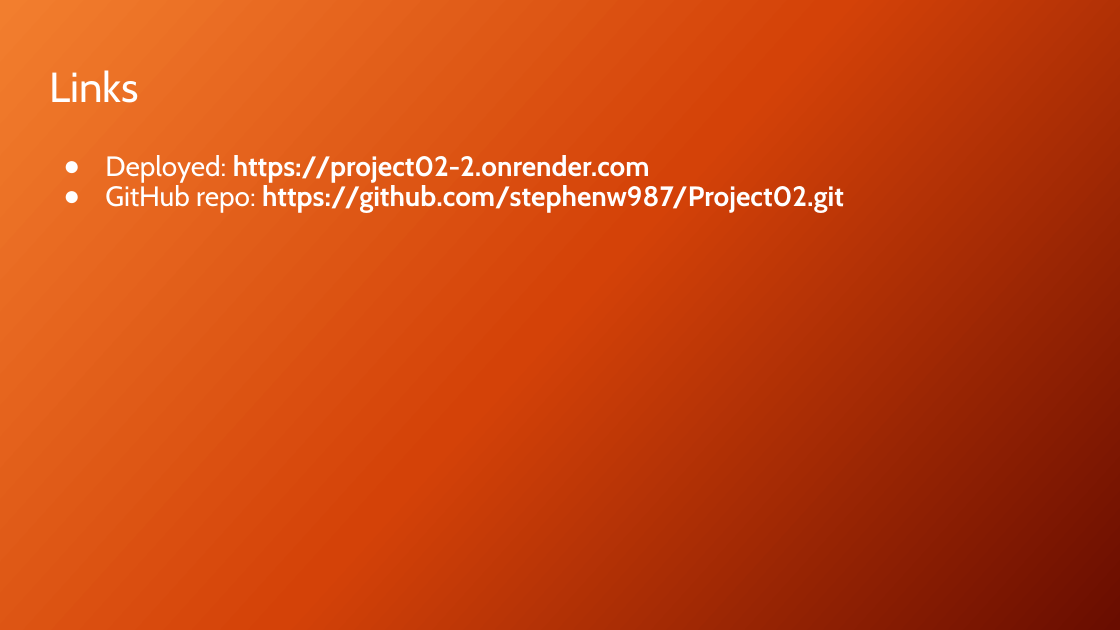
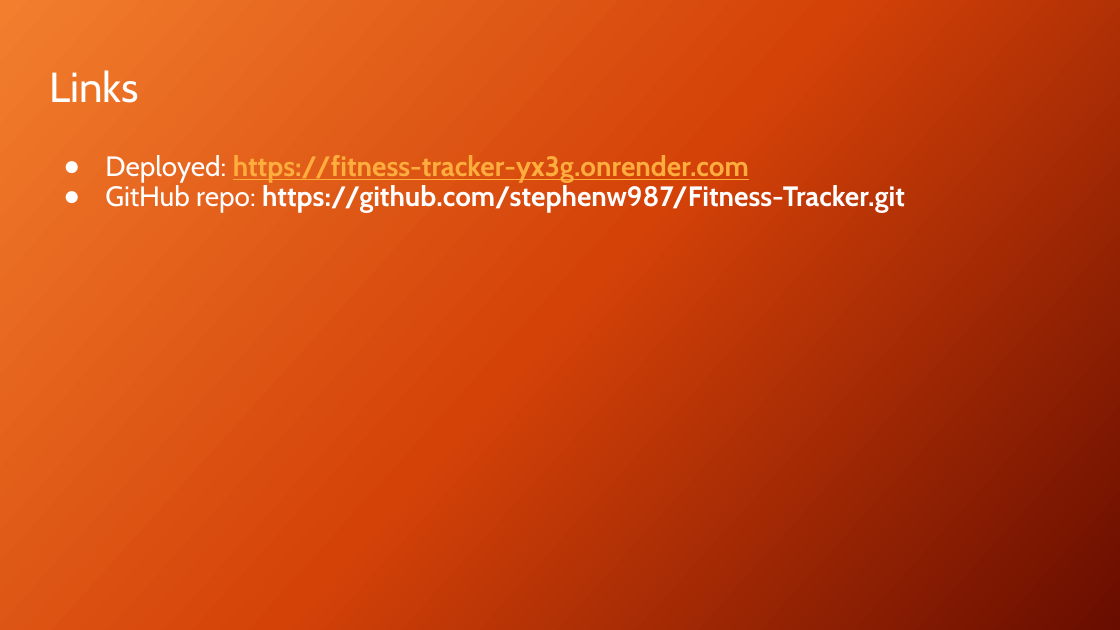
Before and after one commit to stephenw987/Fitness-Tracker, a slide deck: slide 7 of assets/Project03.pptx. Drawn at 1120x630 pixels with LibreOffice and Linux fonts; fonts in the diff are those of the drawing; background and template pictures are left out. Boxes give left, top, right and bottom in pixels: in the first picture for what was removed or moved away, otherwise in the second. Text is boxed around its words. In the diff, an @@ line names an element or a change of style, - is before the commit and + after.

```diff
--- a/assets/Project03.pptx
+++ b/assets/Project03.pptx
@@ text at bbox=[105, 155, 905, 213]: text changed @@
-● Deployed: https://project02-2.onrender.com
-● GitHub repo: https://github.com/stephenw987/Project02.git
+● Deployed: https://fitness-tracker-yx3g.onrender.com
+● GitHub repo: https://github.com/stephenw987/Fitness-Tracker.git
```
Also in this commit, not shown: 5 other slides changed.
